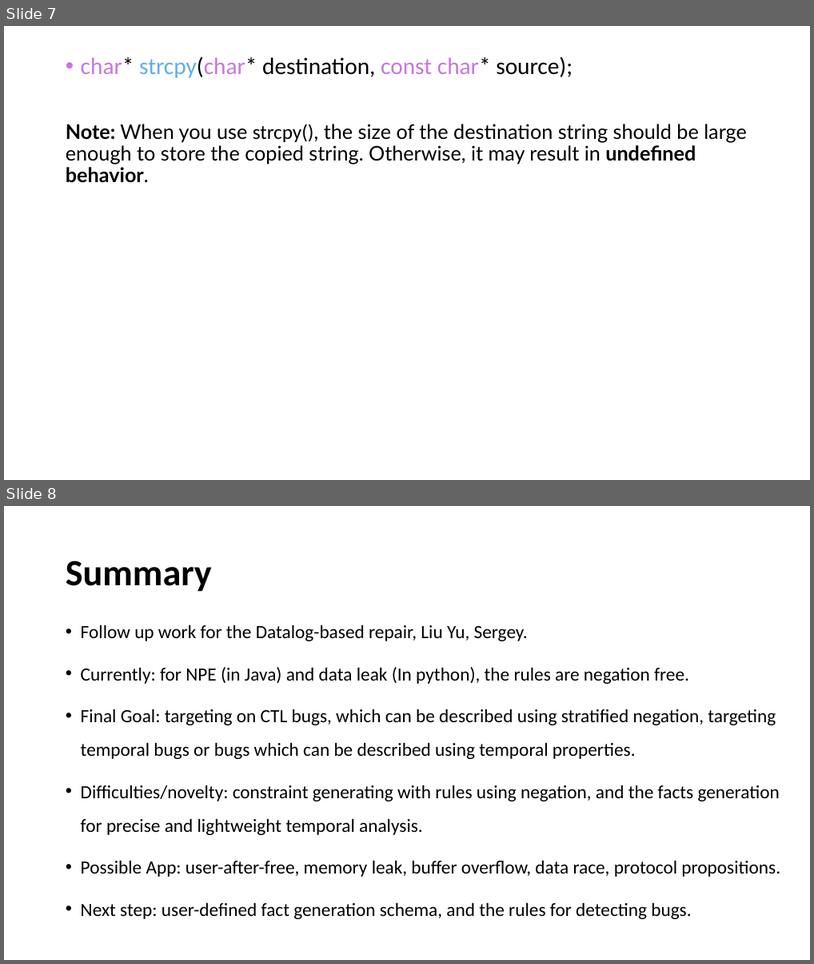
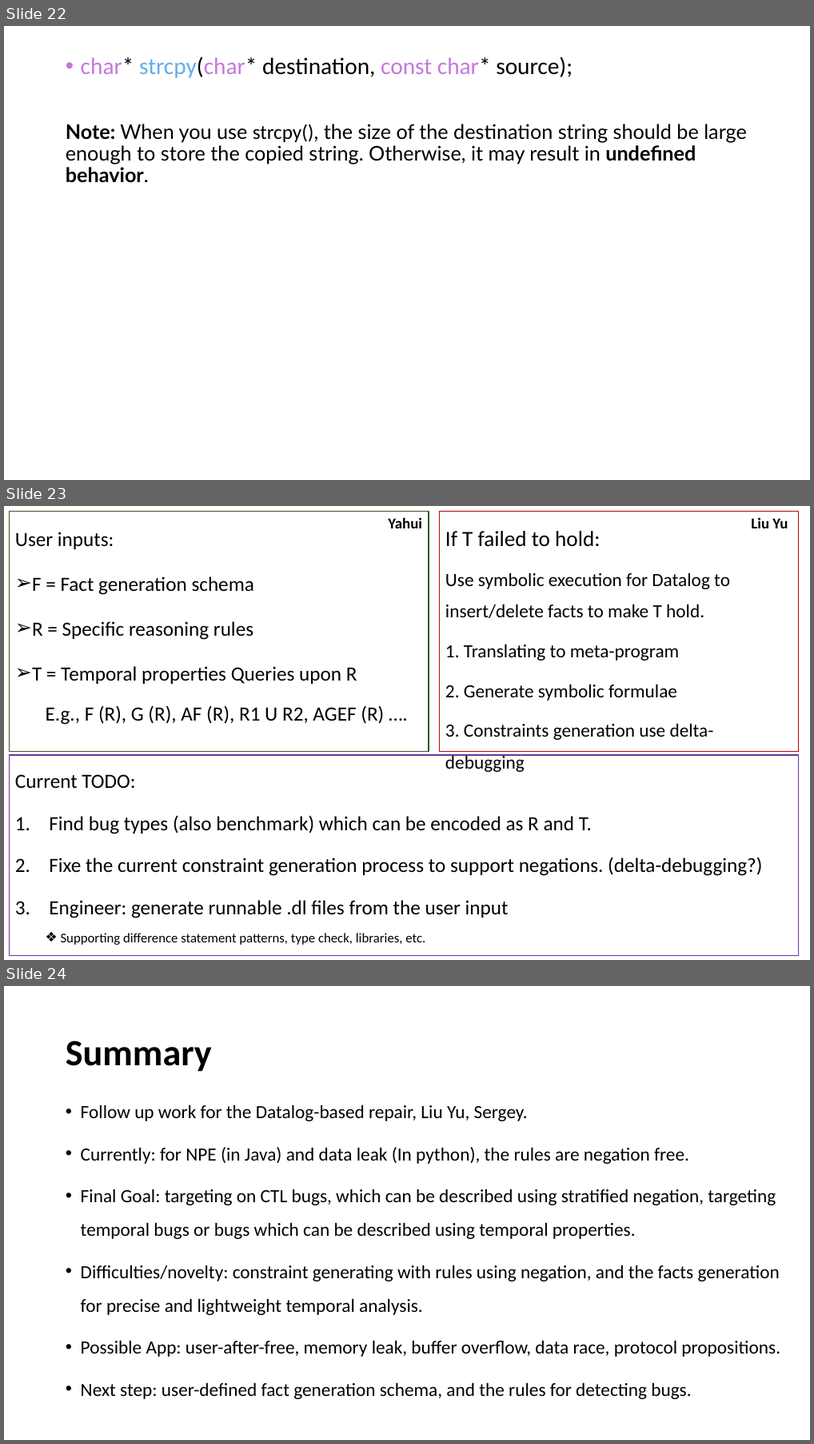
Before and after one commit to songyahui/DataLogTemp, a slide deck: datalog.pptx. Shown one above the other, each under a label of ours: slides 7 and 8 before the commit, slides 22, 23 and 24 after it. The pictures are 814x964 and 814x1444 pixels, drawn with LibreOffice and Linux fonts; fonts in the diff are those of the drawing. Boxes give left, top, right and bottom in pixels: in the first picture for what was removed or moved away, otherwise in the second. Text is boxed around its words. In the diff, an @@ line names an element or a change of style, - is before the commit and + after.

```diff
--- a/datalog.pptx
+++ b/datalog.pptx
@@ slide 23 added at (4,506,810,960), background #FFFFFF @@
@@ text added at (9,511,429,751), outline #385723 1.5 pt, 24 pt, text #000000 @@
+User inputs:
+➢ F = Fact generation schema
+➢ R = Specific reasoning rules
+➢ T = Temporal properties Queries upon R
+  E.g., F (R), G (R), AF (R), R1 U R2, AGEF (R) ….
@@ text added at (388,517,422,528), 18 pt, text #000000, bold @@
+Yahui
@@ rectangle added at (439,511,799,751), outline #C00000 1.5 pt, 22.2 pt, text #000000 @@
+If T failed to hold:
+Use symbolic execution for Datalog to insert/delete facts to make T hold.
+1. Translating to meta-program
+2. Generate symbolic formulae
+3. Constraints generation use delta-debugging
@@ text added at (751,517,788,528), 18 pt, text #000000, bold @@
+Liu Yu
@@ rectangle added at (9,756,799,956), outline #7030A0 1.5 pt, 24 pt, text #000000 @@
+Current TODO:
+1. Find bug types (also benchmark) which can be encoded as R and T.
+2. Fixe the current constraint generation process to support negations. (delta-debugging?)
+3. Engineer: generate runnable .dl files from the user input
+  ❖ Supporting difference statement patterns, type check, libraries, etc.
@@ what was slide 7 is now slide 22 @@
@@ what was slide 8 is now slide 24 @@
```
Also in this commit, not shown: 15 other slides added, 4 other files.
